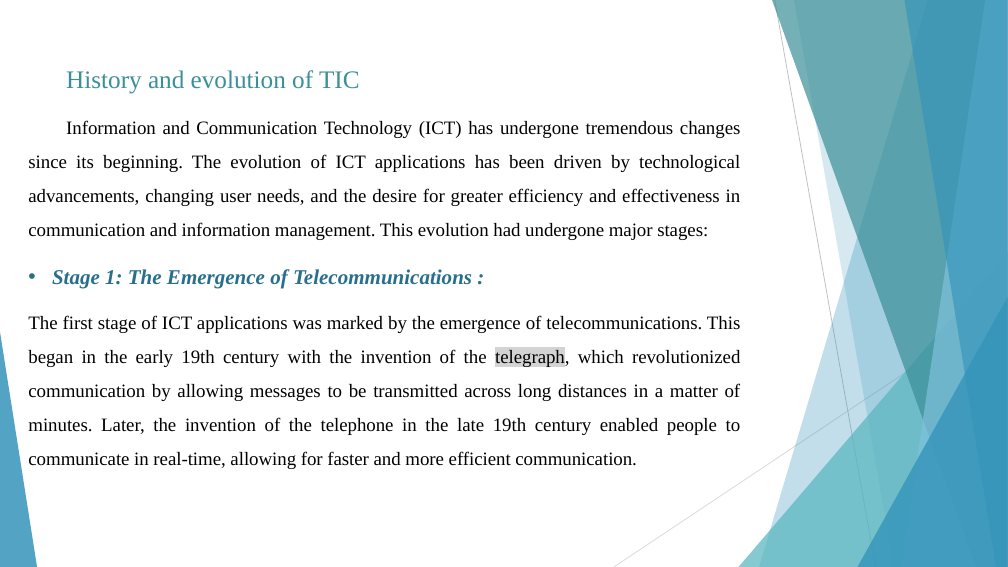
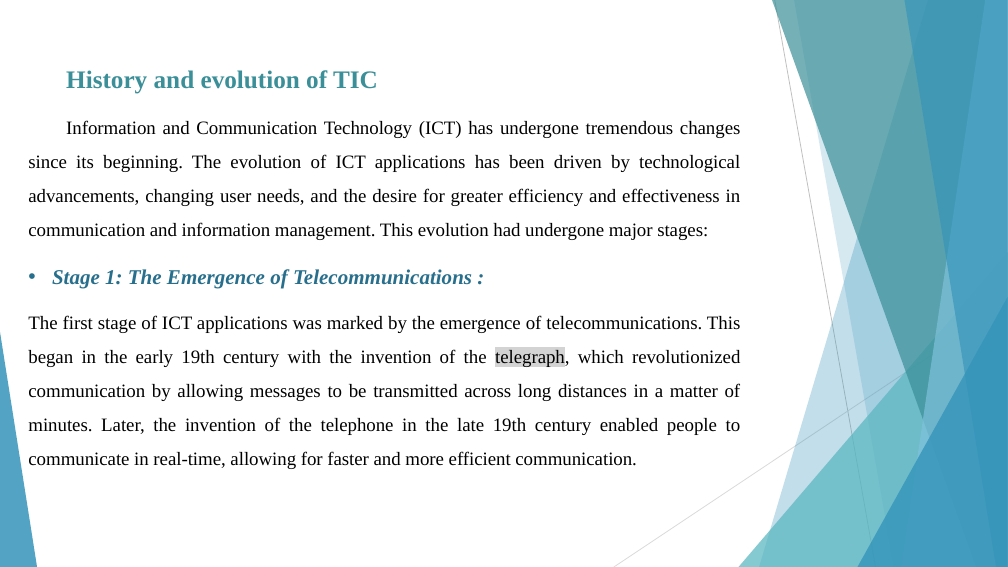
Before and after one commit to kamiri-lilia/projet-final, a slide deck: slide 4 of TIC_PP.pptx. Drawn at 1008x567 pixels with LibreOffice and Linux fonts; fonts in the diff are those of the drawing. Boxes give left, top, right and bottom in pixels: in the first picture for what was removed or moved away, otherwise in the second. Text is boxed around its words. In the diff, an @@ line names an element or a change of style, - is before the commit and + after.

```diff
--- a/TIC_PP.pptx
+++ b/TIC_PP.pptx
@@ text at (66, 70, 378, 94): bold on in "History and evolution of TIC" @@
```
Also in this commit, not shown: 8 other slides changed, 8 slides added.
